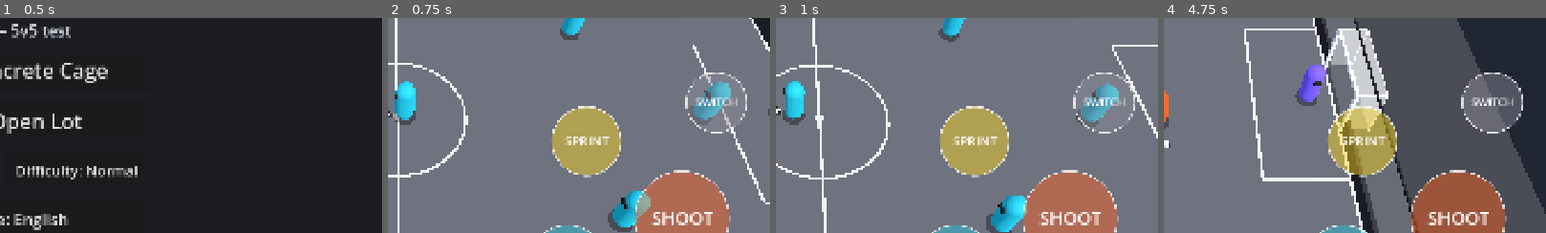
Above: before the commit, frames 1-4 (left to right).
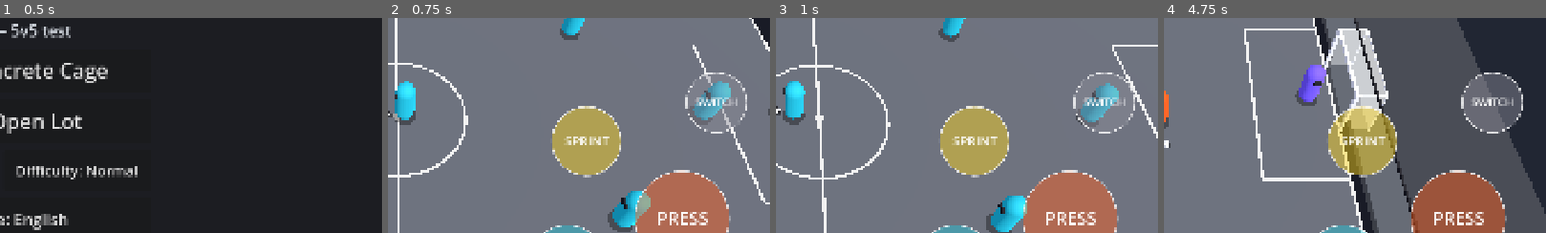
Above: after the commit, the same moments.

Repository: Ytyoussef123/RACING
Game: Godot game, scene res://scenes/boot/boot_screen.tscn
Same seed, same stepped clock (60 frames per second), same inputs: the game is played once before the commit and once after it.
Inputs (mouse positions are % of the whole screen's width and height, from its top left):
- Up to frame 1 (0.5 s): no input
- Up to frame 2 (0.75 s): click "Play — Concrete Cage" at 0.5 s
- Up to frame 3 (1 s): no input
- Up to frame 4 (4.75 s): move the mouse to (72, 45) at 1.27 s; hold D 1.28-2 s; hold Shift 1.28-2 s; click (72, 45) at 1.42 s; tap Space at 1.52, 4.52 s; drag from (30, 55) to (45, 70) at 2.02 s; move the mouse to (60, 28) at 2.77 s; hold D 2.78-3.5 s; hold Q 2.78-3.5 s; drag from (45, 70) to (20, 35) at 3.52 s; move the mouse to (80, 65) at 4.27 s; hold A from 4.28 s (still down); hold E from 4.28 s (still down)
The pictures show only the part of the screen within x 50-100%, y 27-77%; the shares and areas given below are measured in that part.

Frame 1 is identical in both runs. In frame 2, 0.7% of the frame differs, in the area x 68-85%, y 90-97%; in frame 3, 0.7%; in frame 4, 0.7%.

Commit message:
PRESS button and wider pass assist (user feedback)
- On defense SHOOT becomes PRESS: hold it and the selected player runs
  goal-side of the ball carrier, goes for the ball and tackles by
  himself when in reach (press_* in player.json)
- Pass assist: 70-degree cone scored mostly by angle, small penalty for
  blocked lanes, fallback to the teammate closest to the joystick
  direction up to 120 degrees
- Tests for the pass assist

Co-Authored-By: Claude Opus 5.5 <noreply@anthropic.com>
Claude-Session: https://claude.ai/code/session_01DzDgJmNS4phE2fFBij9fZM

Diff:
--- a/street-football/data/config/player.json
+++ b/street-football/data/config/player.json
@@ -36,12 +36,20 @@
 	"tackle_whiff_stun": 0.35,
 	"tackle_victim_cooldown": 0.6,
 	"tackle_cooldown": 0.8,
-	"pass_cone_degrees": 40.0,
+	"pass_cone_degrees": 70.0,
 	"pass_target_min_distance": 1.5,
 	"pass_target_max_distance": 24.0,
 	"pass_speed_base": 6.0,
 	"pass_speed_per_meter": 0.55,
 	"pass_speed_min": 7.0,
 	"pass_speed_max": 16.0,
-	"pass_lead_factor": 0.8
+	"pass_lead_factor": 0.8,
+	"pass_assist_max_degrees": 120.0,
+	"pass_angle_weight": 3.0,
+	"pass_distance_weight": 0.04,
+	"pass_blocked_penalty": 0.8,
+	"press_close_distance": 2.0,
+	"press_goal_side_offset": 0.6,
+	"press_tackle_reach_factor": 0.85,
+	"press_tackle_interval": 0.6
 }
--- a/street-football/locale/strings.csv
+++ b/street-football/locale/strings.csv
@@ -25,3 +25,4 @@
 DIFF_EASY,Easy,Facile
 DIFF_NORMAL,Normal,Normal
 DIFF_HARD,Hard,Difficile
+BTN_PRESS,PRESS,PRESSER
--- a/street-football/scripts/gameplay/match.gd
+++ b/street-football/scripts/gameplay/match.gd
@@ -71,11 +71,18 @@
 		var intent := _input.read()
 		_human.update(delta, intent, ctx)
 		human_player = _human.controlled
-		if _human.opponent_has_ball(ctx) and intent.pass_pressed:
-			intent.pass_pressed = false
-			intent.tackle_pressed = true
+		var defending := _human.opponent_has_ball(ctx)
+		if defending:
+			# Defense layout: PASS becomes TACKLE, SHOOT becomes PRESS (hold to chase the ball).
+			if intent.pass_pressed:
+				intent.pass_pressed = false
+				intent.tackle_pressed = true
+			if intent.shoot_held:
+				intent.shoot_held = false
+				intent = PressAssist.apply(human_player, intent, delta, ctx)
 		human_player.intent = intent
-		_touch.set_button_label("pass", "BTN_TACKLE" if _human.opponent_has_ball(ctx) else "BTN_PASS")
+		_touch.set_button_label("pass", "BTN_TACKLE" if defending else "BTN_PASS")
+		_touch.set_button_label("shoot", "BTN_PRESS" if defending else "BTN_SHOOT")
 	for team in ctx.teams:
 		team.brain.update(delta, ctx, human_player)
 	var playing := flow.state == MatchFlow.State.PLAYING
--- a/street-football/scripts/gameplay/pass_targeting.gd
+++ b/street-football/scripts/gameplay/pass_targeting.gd
@@ -1,15 +1,20 @@
 class_name PassTargeting
 extends RefCounted
-## Picks the teammate a pass goes to (the best one in the aim direction) and the pass speed.
-## Numbers: data/config/player.json (pass_*).
+## Pass assist: picks the teammate a pass goes to and the pass speed.
+## The receiver is the teammate closest to the aim direction (wide cone), not only one exactly
+## on the line; if nobody is in the cone, the teammate with the smallest angle up to
+## pass_assist_max_degrees. Numbers: data/config/player.json (pass_*).
 
 
 static func choose(passer: Player, aim: Vector3, ctx: MatchContext) -> Player:
-	var cone := cos(deg_to_rad(_cfg("pass_cone_degrees", 40.0)))
+	var cone := cos(deg_to_rad(_cfg("pass_cone_degrees", 70.0)))
+	var assist := cos(deg_to_rad(_cfg("pass_assist_max_degrees", 120.0)))
 	var min_d := _cfg("pass_target_min_distance", 1.5)
 	var max_d := _cfg("pass_target_max_distance", 24.0)
-	var best: Player = null
-	var best_score := -INF
+	var best_in_cone: Player = null
+	var best_in_cone_score := -INF
+	var best_angle: Player = null
+	var best_angle_cos := assist
 	for mate in passer.team.players:
 		if mate == passer:
 			continue
@@ -18,15 +23,25 @@
 		if d < min_d or d > max_d:
 			continue
 		var c := aim.dot(to / d)
-		if c < cone:
-			continue
-		var score := c * 2.0 - d * 0.05
-		if mate.is_keeper:
-			score -= 1.0
-		if score > best_score:
-			best_score = score
-			best = mate
-	return best
+		if c >= cone:
+			var score := _score(passer, mate, c, d, ctx)
+			if score > best_in_cone_score:
+				best_in_cone_score = score
+				best_in_cone = mate
+		elif c > best_angle_cos and not mate.is_keeper:
+			best_angle_cos = c
+			best_angle = mate
+	return best_in_cone if best_in_cone != null else best_angle
+
+
+## Angle matters most, distance a little; a blocked lane or the keeper costs points.
+static func _score(passer: Player, mate: Player, cos_angle: float, dist: float, ctx: MatchContext) -> float:
+	var score := cos_angle * _cfg("pass_angle_weight", 3.0) - dist * _cfg("pass_distance_weight", 0.04)
+	if mate.is_keeper:
+		score -= 1.0
+	if passer.team.opponent != null and not CarrierAI.lane_clear(passer.position, mate.position, passer.team.opponent):
+		score -= _cfg("pass_blocked_penalty", 0.8)
+	return score
 
 
 ## Ground pass toward where the receiver will be, faster for longer passes.
--- a/street-football/scripts/gameplay/player_intent.gd
+++ b/street-football/scripts/gameplay/player_intent.gd
@@ -13,3 +13,5 @@
 var tackle_pressed: bool = false
 ## True only on the frame the human asks to switch player.
 var switch_pressed: bool = false
+## True while the human holds PRESS: the player runs at the ball carrier by himself.
+var press_held: bool = false
--- /dev/null
+++ b/street-football/scripts/gameplay/press_assist.gd
@@ -0,0 +1,34 @@
+class_name PressAssist
+extends RefCounted
+## PRESS (hold, on defense): the human's player runs at the ball carrier by himself,
+## staying goal-side, then goes for the ball and tackles automatically when in reach.
+## Numbers: data/config/player.json (press_*).
+
+
+static func apply(player: Player, intent: PlayerIntent, delta: float, ctx: MatchContext) -> PlayerIntent:
+	var carrier := ctx.possession.holder
+	if carrier == null or carrier.team == player.team:
+		return intent
+	var ball := ctx.ball
+	var dist_to_ball := player.flat_distance_to(ball.position)
+	var target := ball.position
+	if dist_to_ball > _cfg("press_close_distance", 2.0):
+		var own_goal := Vector3(player.team.own_goal_x(ctx.court), 0.0, 0.0)
+		var goal_side := Steering.flat(own_goal - carrier.position)
+		if goal_side.length() > 0.01:
+			target = carrier.position + goal_side.normalized() * _cfg("press_goal_side_offset", 0.6)
+	var to := Steering.flat(target - player.position)
+	if to.length() > 0.05:
+		intent.move = to.normalized()
+	intent.sprint = true
+	intent.press_held = true
+	player.ai.tackle_timer -= delta
+	var reach := _cfg("tackle_reach", 1.3) * _cfg("press_tackle_reach_factor", 0.85)
+	if dist_to_ball <= reach and player.ai.tackle_timer <= 0.0:
+		player.ai.tackle_timer = _cfg("press_tackle_interval", 0.6)
+		intent.tackle_pressed = true
+	return intent
+
+
+static func _cfg(key: String, fallback: float) -> float:
+	return float(Config.get_value("player", key, fallback))
--- a/street-football/tests/physics_smoke_test.gd
+++ b/street-football/tests/physics_smoke_test.gd
@@ -19,6 +19,7 @@
 	_test_shot_over_goal_is_no_goal()
 	_test_open_court_out()
 	_test_dribble_and_shoot_scores()
+	_test_pass_assist_finds_teammate()
 	print("TESTS DONE: %d failure(s)" % _failures)
 	get_tree().quit(1 if _failures > 0 else 0)
 
@@ -169,5 +170,33 @@
 	_check("dribble and shot score at +x", goal == 1, "goal=%d ball=%s" % [goal, ctx.ball.position])
 
 
+## Pass assist: a teammate 50 degrees off the joystick line still gets the pass;
+## with nobody in the cone, the closest direction (up to the assist limit) is used.
+func _test_pass_assist_finds_teammate() -> void:
+	var team := Team.new()
+	team.tuning = AiTuning.for_difficulty("normal")
+	var passer: Player = PLAYER_SCENE.instantiate()
+	var mate: Player = PLAYER_SCENE.instantiate()
+	for p: Player in [passer, mate]:
+		add_child(p)
+		p.team = team
+		team.players.append(p)
+	passer.reset_to(Vector3.ZERO, Vector3.RIGHT)
+	var angle := deg_to_rad(50.0)
+	mate.reset_to(Vector3(cos(angle), 0.0, sin(angle)) * 8.0, Vector3.RIGHT)
+	var ctx := MatchContext.new()
+	ctx.court = CourtData.load_court("cage_concrete")
+	ctx.ball = _new_ball(Vector3(0.5, ball_radius(), 0.0), Vector3.ZERO)
+	_check("pass assist: teammate 50 degrees off the line", PassTargeting.choose(passer, Vector3.RIGHT, ctx) == mate)
+	angle = deg_to_rad(100.0)
+	mate.reset_to(Vector3(cos(angle), 0.0, sin(angle)) * 8.0, Vector3.RIGHT)
+	_check("pass assist: fallback to the closest direction", PassTargeting.choose(passer, Vector3.RIGHT, ctx) == mate)
+	angle = deg_to_rad(170.0)
+	mate.reset_to(Vector3(cos(angle), 0.0, sin(angle)) * 8.0, Vector3.RIGHT)
+	_check("pass assist: no pass backwards past the limit", PassTargeting.choose(passer, Vector3.RIGHT, ctx) == null)
+	passer.queue_free()
+	mate.queue_free()
+
+
 func ball_radius() -> float:
 	return float(Config.get_value("ball", "radius", 0.11))
